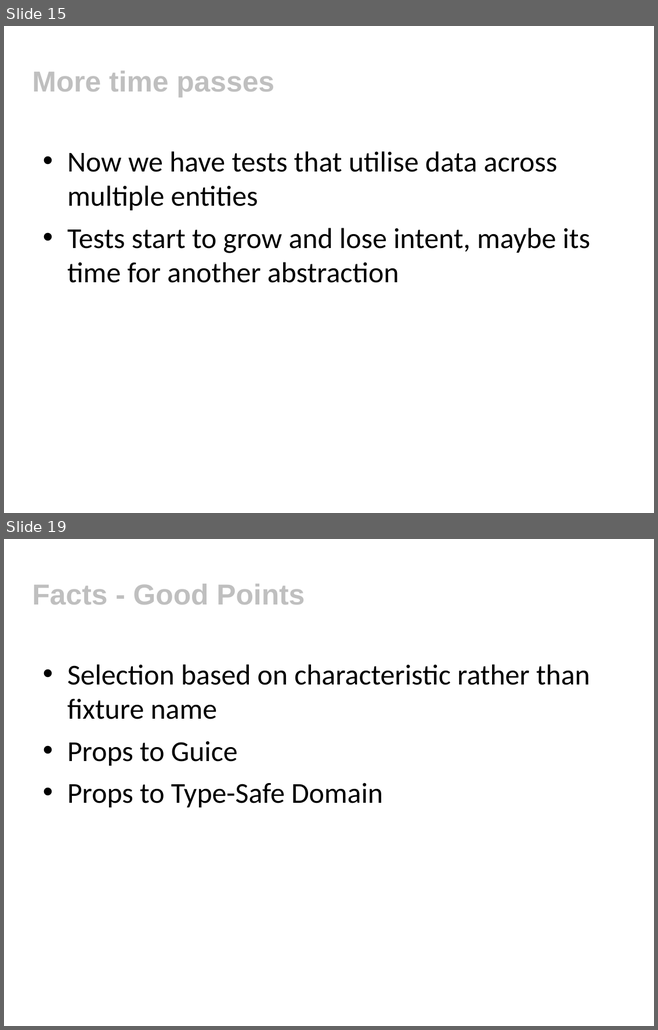
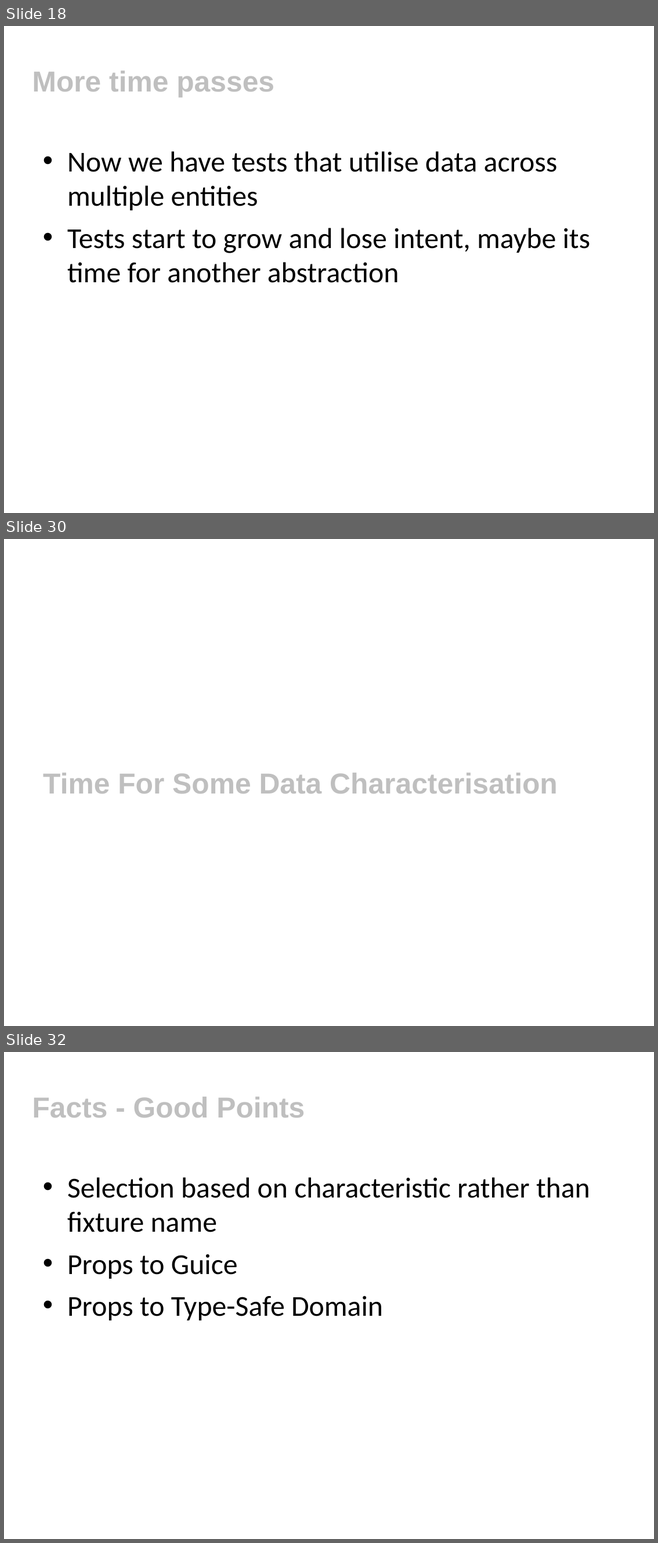
Before and after one commit to tobyclemson/test-data-generation-and-verification-presentation, a slide deck: test-data-generation-and-verification.ppt. Shown one above the other, each under a label of ours: slides 15 and 19 before the commit, slides 18, 30 and 32 after it; the slides between them are not shown. The pictures are 658x1030 and 658x1543 pixels, drawn with LibreOffice and Linux fonts; fonts in the diff are those of the drawing; background and template pictures are left out. Boxes give left, top, right and bottom in pixels: in the first picture for what was removed or moved away, otherwise in the second. Text is boxed around its words. In the diff, an @@ line names an element or a change of style, - is before the commit and + after.

```diff
--- a/test-data-generation-and-verification.ppt
+++ b/test-data-generation-and-verification.ppt
@@ slide 30 added at (x1=4, y1=539, x2=654, y2=1026), background #FFFFFF @@
@@ title added at (x1=43, y1=773, x2=557, y2=794), 32 pt, text #BFBFBF, bold @@
+Time For Some Data Characterisation
@@ what was slide 15 is now slide 18 @@
@@ what was slide 19 is now slide 32 @@
```
Also in this commit, not shown: 4 slides changed, 12 other slides added, 1 other file.
